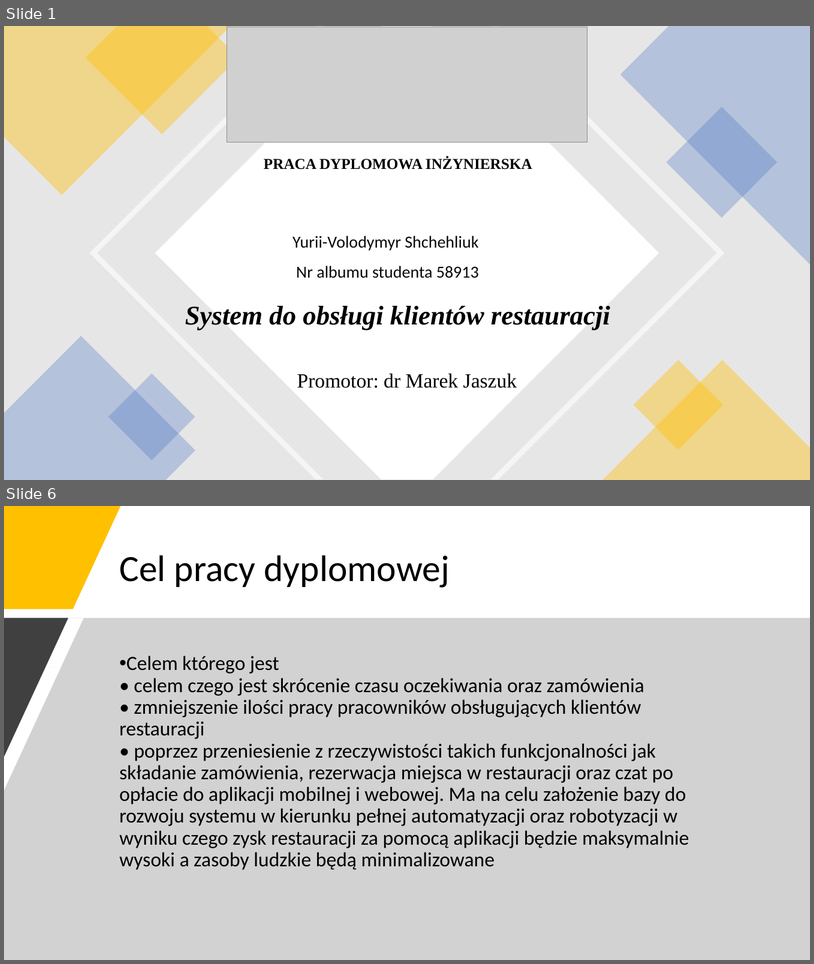
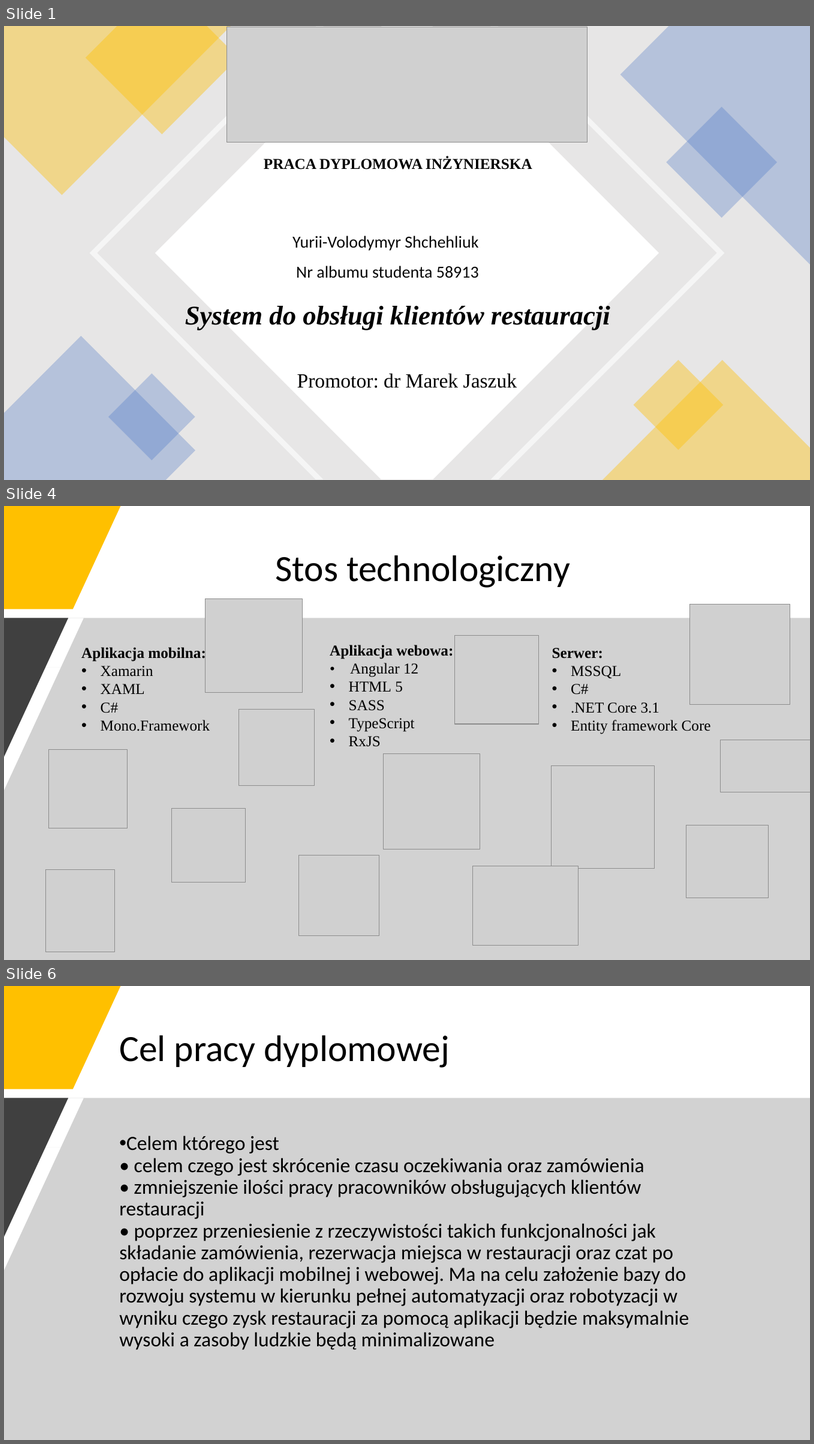
Before and after one commit to yurii-shchehliuk/ECommerce-Restaurant, a slide deck: PRACA DYPLOMOWA INŻYNIERSKA.pptx. Shown one above the other, each under a label of ours: slides 1 and 6 before the commit, slides 1, 4 and 6 after it; the slides between them are not shown. The pictures are 814x964 and 814x1444 pixels, drawn with LibreOffice and Linux fonts; fonts in the diff are those of the drawing; grey boxes stand for pictures. Boxes give left, top, right and bottom in pixels: in the first picture for what was removed or moved away, otherwise in the second. Text is boxed around its words. In the diff, an @@ line names an element or a change of style, - is before the commit and + after.

```diff
--- a/PRACA DYPLOMOWA INŻYNIERSKA.pptx
+++ b/PRACA DYPLOMOWA INŻYNIERSKA.pptx
@@ slide 4 added at (4, 506, 810, 960), background #FFFFFF @@
@@ freeform shape added at (4, 506, 121, 609), fill #FFC000 @@
@@ title added at (275, 555, 570, 588), 44 pt, text #000000 @@
+Stos technologiczny
@@ picture added at (206, 599, 303, 693) @@
@@ picture added at (690, 604, 791, 704) @@
@@ freeform shape added at (4, 618, 810, 960), fill #A6A6A6 at 50% opacity @@
@@ freeform shape added at (4, 618, 68, 756), fill #404040 @@
@@ text added at (81, 646, 210, 731), 18 pt, text #000000 @@
+Aplikacja mobilna:
+• Xamarin
+• XAML
+• C#
+• Mono.Framework
@@ text added at (330, 645, 453, 747), 18 pt, text #000000 @@
+Aplikacja webowa:
+• Angular 12
+• HTML 5
+• SASS
+• TypeScript
+• RxJS
@@ picture added at (455, 636, 539, 724) @@
@@ text added at (552, 648, 711, 734), 18 pt, text #000000 @@
+Serwer:
+• MSSQL
+• C#
+• .NET Core 3.1
+• Entity framework Core
@@ picture added at (239, 709, 315, 786) @@
@@ picture added at (721, 739, 810, 792) @@
@@ picture added at (49, 749, 128, 828) @@
@@ picture added at (384, 753, 480, 849) @@
@@ picture added at (552, 766, 655, 868) @@
@@ picture added at (172, 808, 246, 882) @@
@@ picture added at (686, 825, 768, 898) @@
@@ picture added at (299, 855, 379, 936) @@
@@ picture added at (46, 870, 115, 952) @@
@@ picture added at (473, 866, 579, 945) @@
```
Also in this commit, not shown: 1 slide changed, 7 other slides added, 5 slides removed, 3 other files.
